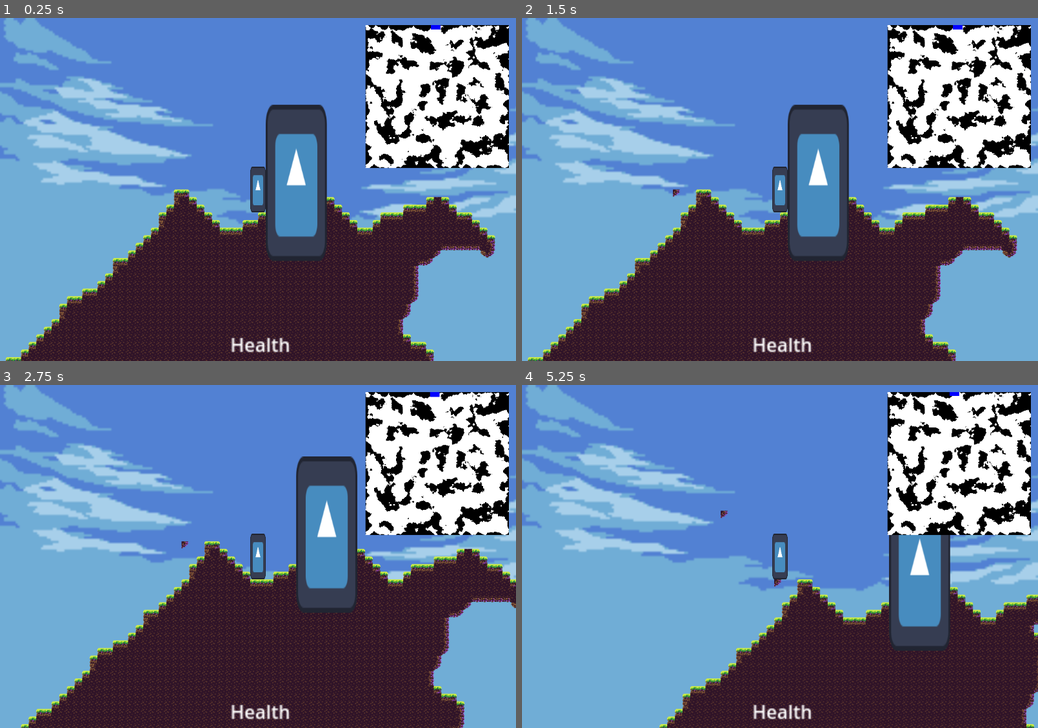
Above: before the commit, frames 1-4 (two rows, left to right).
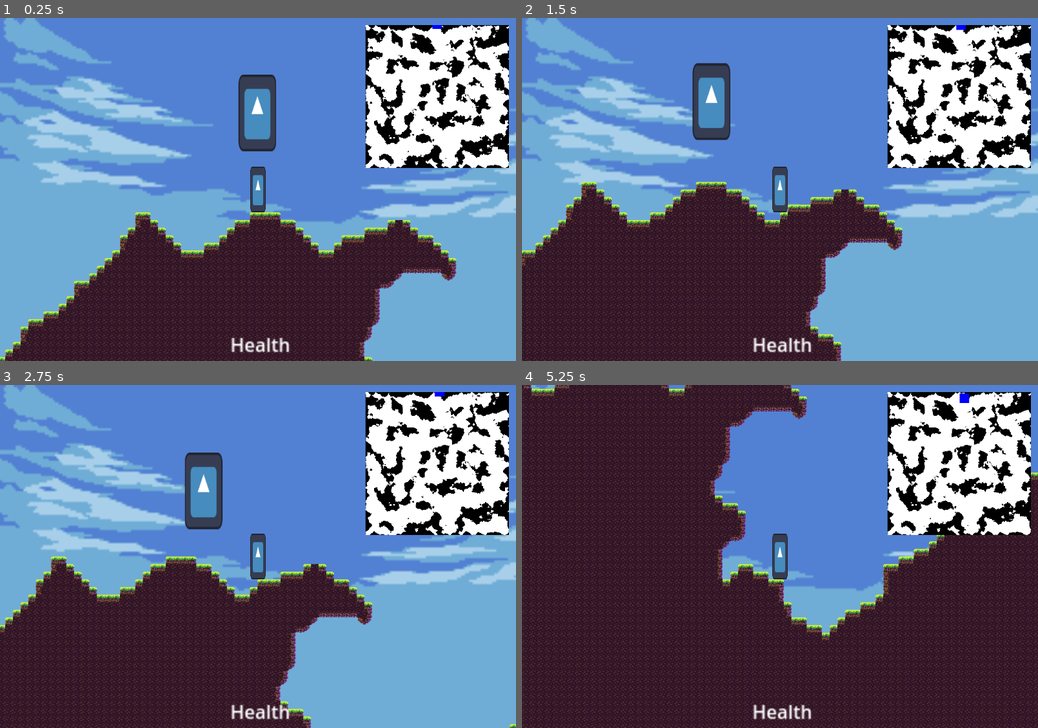
Above: after the commit, the same moments.

Repository: EamonnER/TerraWorlds
Game: Godot game, scene res://game.tscn
The game is run twice, just before and just after one commit, with the same random seed, the same clock (stepped at 60 frames per second) and the same inputs. The engine's default icon, where the game draws it, is replaced by a stand-in: a white triangle on a blue panel in a dark square.
Inputs (mouse positions are in pixels of both pictures, inside the frame that each line leads up to):
- Up to frame 1 (0.25 s): no input
- Up to frame 2 (1.5 s): move the mouse to (893, 172) at 0.52 s; hold D (game_right) from 0.53 s (still down); click (893, 172) at 0.6 s; tap Space (game_jump) at 0.77 s; move the mouse to (676, 206) at 1.27 s; right-click (676, 206) at 1.35 s
- Up to frame 3 (2.75 s): tap Space (game_jump) at 1.52 s; move the mouse to (309, 481) at 2.02 s; release D (game_right) at 2.03 s; hold A (game_left) from 2.03 s (still down); click (309, 481) at 2.1 s
- Up to frame 4 (5.25 s): move the mouse to (754, 625) at 2.77 s; release A (game_left) at 2.78 s; hold D (game_right) 2.78-4.28 s; right-click (754, 625) at 2.85 s; tap Space (game_jump) at 3.02, 3.77, 4.52 s; move the mouse to (934, 607) at 3.52 s; click (934, 607) at 3.6 s; move the mouse to (625, 505) at 4.27 s; hold A (game_left) 4.28-5.03 s; right-click (625, 505) at 4.35 s; move the mouse to (805, 556) at 5.02 s; hold D (game_right) from 5.03 s (still down); click (805, 556) at 5.1 s

The runs differ from the first frame. In frame 1, 15% of the frame differs, in the area x 0-96%, y 2-100%; in frame 2, 25%; in frame 3, 31%; in frame 4, 55%, in the area x 0-100%, y 0-100%.

Commit message:
Updated.
Fixed Skeleton not detecting player.
Changed spawn method for the player object.

Diff:
--- a/game.tscn
+++ b/game.tscn
@@ -1,8 +1,7 @@
-[gd_scene load_steps=5 format=3 uid="uid://bmlkin1702tk0"]
+[gd_scene load_steps=4 format=3 uid="uid://bmlkin1702tk0"]
 
 [ext_resource type="Script" path="res://scripts/game.gd" id="1_1l5x6"]
-[ext_resource type="PackedScene" uid="uid://dcawu5ccdv1ty" path="res://player.tscn" id="3_s6re8"]
-[ext_resource type="PackedScene" uid="uid://fh4d5raueq8t" path="res://skeleton.tscn" id="4_60o8i"]
+[ext_resource type="PackedScene" uid="uid://lucuo5egh5mi" path="res://skeleton_enemy.tscn" id="4_60o8i"]
 [ext_resource type="PackedScene" uid="uid://ffx1hqubsivi" path="res://world.tscn" id="8_gxbsa"]
 
 [node name="Game" type="Node2D"]
@@ -10,6 +9,4 @@
 
 [node name="World" parent="." instance=ExtResource("8_gxbsa")]
 
-[node name="Player" parent="." instance=ExtResource("3_s6re8")]
-
-[node name="skeleton" parent="." instance=ExtResource("4_60o8i")]
+[node name="skeleton_enemy" parent="." instance=ExtResource("4_60o8i")]
--- a/player.tscn
+++ b/player.tscn
@@ -11,6 +11,7 @@
 
 [node name="Player" type="CharacterBody2D"]
 position = Vector2(-16, 48)
+collision_layer = 3
 script = ExtResource("1_1c8fd")
 
 [node name="Collision" type="CollisionShape2D" parent="."]
--- a/scripts/game.gd
+++ b/scripts/game.gd
@@ -4,8 +4,14 @@
 func _ready() -> void:
 	$World.generate_new_world()
 
-	$Player.position = $World.get_spawn_position()
-	$skeleton.position = $World.get_spawn_position()
+	#$Player.position = $World.get_spawn_position()
+	$skeleton_enemy.position = $World.get_spawn_position() + Vector2i(0, -200)
 
-	$Player.get_node("CanvasLayer/HUD/Minimap").world_size = $World.WORLD_SIZE
-	$Player.get_node("CanvasLayer/HUD/Minimap").draw($World.foreground)
+	var player = load("res://player.tscn").instantiate()
+	var Game = get_node(".")
+	Game.add_child(player)
+
+	player.position = $World.get_spawn_position()
+
+	player.get_node("CanvasLayer/HUD/Minimap").world_size = $World.WORLD_SIZE
+	player.get_node("CanvasLayer/HUD/Minimap").draw($World.foreground)
--- a/scripts/skeleton.gd
+++ b/scripts/skeleton_enemy.gd
@@ -1,7 +1,4 @@
 extends "res://scripts/entity.gd"
-
-@onready var player: CharacterBody2D = $Player
-
 
 # Called when the node enters the scene tree for the first time.
 func _ready() -> void:
@@ -10,24 +7,24 @@
 
 
 func _on_detection_area_body_entered(body: Node2D) -> void:
-
+	print("Entered Detection Area")
 	targeting_actor = body
 	is_following = true
-
-
 
 	pass # Replace with function body.
 
 
 func _on_detection_area_body_exited(body: Node2D) -> void:
+	print("Exited Detection Area")
 
 	targeting_actor = null
 	is_following = false
 
-
 	pass # Replace with function body.
 
 func _physics_process(delta: float) -> void:
+	#super._physics_process(delta)  # Runs parent physics first
+
 	if is_following:
 		position += (targeting_actor.position - position)/SPEED
 
--- a/skeleton.tscn
+++ b/skeleton_enemy.tscn
@@ -1,31 +1,33 @@
-[gd_scene load_steps=5 format=3 uid="uid://fh4d5raueq8t"]
+[gd_scene load_steps=5 format=3 uid="uid://lucuo5egh5mi"]
 
 [ext_resource type="Texture2D" uid="uid://oehadtam0o37" path="res://icon.svg" id="1_2l8po"]
-[ext_resource type="Script" path="res://scripts/skeleton.gd" id="1_w0fah"]
+[ext_resource type="Script" path="res://scripts/skeleton_enemy.gd" id="1_w0fah"]
 
 [sub_resource type="CircleShape2D" id="CircleShape2D_a85lc"]
 radius = 493.434
 
 [sub_resource type="RectangleShape2D" id="RectangleShape2D_ikqwv"]
-size = Vector2(128, 328)
+size = Vector2(79.5, 161)
 
-[node name="skeleton" type="CharacterBody2D"]
+[node name="skeleton_enemy" type="CharacterBody2D"]
 script = ExtResource("1_w0fah")
 
 [node name="Sprite2D" type="Sprite2D" parent="."]
-position = Vector2(0, 1.99999)
-scale = Vector2(1, 2.5625)
+position = Vector2(-1.90735e-06, -7.62939e-06)
+scale = Vector2(0.617188, 1.25781)
 texture = ExtResource("1_2l8po")
 
 [node name="detection_area" type="Area2D" parent="."]
+position = Vector2(11, 68)
 collision_layer = 2
 collision_mask = 2
 
 [node name="CollisionShape2D" type="CollisionShape2D" parent="detection_area"]
+position = Vector2(-11, -68)
 shape = SubResource("CircleShape2D_a85lc")
 
 [node name="CollisionShape2D" type="CollisionShape2D" parent="."]
-position = Vector2(0, 3)
+position = Vector2(0.25, 0)
 shape = SubResource("RectangleShape2D_ikqwv")
 
 [connection signal="body_entered" from="detection_area" to="." method="_on_detection_area_body_entered"]
